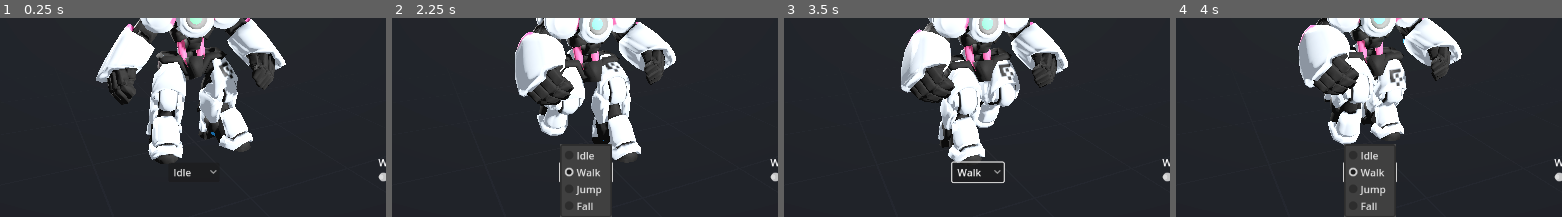
Above: before the commit, frames 1-4 (left to right).
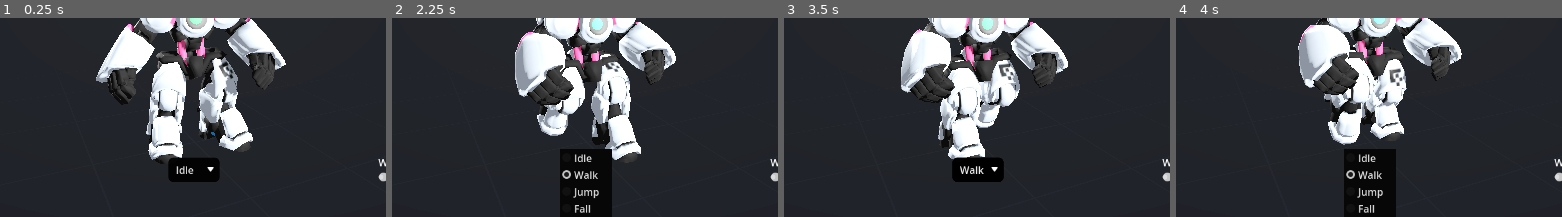
Above: after the commit, the same moments.

Repository: gdquest-demos/godot-4-3D-Characters
Game: Godot game, scene res://viewer/main.tscn
Same seed, same stepped clock (60 frames per second), same inputs: the game is played once before the commit and once after it.
Inputs:
- Up to frame 1 (0.25 s): no input
- Up to frame 2 (2.25 s): click "Idle" at 0.5 s; click "Idle" at 1.25 s; click "Walk" at 2 s
- Up to frame 3 (3.5 s): click "Walk" at 2.75 s
- Up to frame 4 (4 s): click "Walk" at 3.5 s
The pictures show only the part of the screen within x 25-75%, y 50-100%; the shares and areas given below are measured in that part.

The runs differ from the first frame. In frame 1, 1.5% of the frame differs, in the area x 43-57%, y 69-83%; in frame 2, 4.7%, in the area x 43-58%, y 63-100%; in frame 3, 1.7%; in frame 4, 4.7%.

Commit message:
fix: viewer selector theme

Diff:
--- a/viewer/main.gd
+++ b/viewer/main.gd
@@ -43,24 +43,23 @@
 	current_model = next_model
 
 	# Set animations settings
+	animation_selector.hide()
 	current_methods = model_data.name_methods
 	if current_methods.size() != 0:
 		var method_names = current_methods.map(func(m): return m.name)
 		animation_selector.setup(method_names)
 		animation_selector.show()
 		use_method(0)
-	else:
-		animation_selector.hide()
 
+	# Set animations settings
 	current_range_values = model_data.range_values
-
-	if current_methods.size() != 0:
+	if parameters.has_childrens():
+		parameters.clear()
+		await get_tree().node_removed
+	# Slides
+	if current_range_values.size() != 0:
 		for range_index in current_range_values.size():
 			parameters.add_slider(current_range_values[range_index].name, range_index)
-		await get_tree().tree_changed
-		parameters.show()
-	else:
-		parameters.hide()
 
 
 func use_method(index):
--- a/viewer/main.tscn
+++ b/viewer/main.tscn
@@ -9,6 +9,7 @@
 [ext_resource type="Script" path="res://viewer/turner.gd" id="7_0tn27"]
 [ext_resource type="Material" uid="uid://cqdapslfy1rva" path="res://viewer/assets/materials/background_mat.tres" id="8_nxs1c"]
 [ext_resource type="PackedScene" path="res://viewer/ui/model_selector/model_selector.tscn" id="9_yvaan"]
+[ext_resource type="Texture2D" uid="uid://b3hg20sllwpo" path="res://viewer/assets/textures/down_arrow_icon.png" id="10_ojfeu"]
 [ext_resource type="Script" path="res://viewer/animation_selector.gd" id="10_ylcjv"]
 [ext_resource type="Script" path="res://viewer/parameters.gd" id="11_rc064"]
 
@@ -39,6 +40,23 @@
 
 [sub_resource type="QuadMesh" id="QuadMesh_purc5"]
 size = Vector2(2, 1)
+
+[sub_resource type="StyleBoxFlat" id="StyleBoxFlat_kgvou"]
+bg_color = Color(0, 0, 0, 0.901961)
+
+[sub_resource type="Theme" id="Theme_wcmeb"]
+PopupMenu/styles/panel = SubResource("StyleBoxFlat_kgvou")
+
+[sub_resource type="StyleBoxFlat" id="StyleBoxFlat_4wrdr"]
+content_margin_left = 12.0
+content_margin_top = 8.0
+content_margin_right = 12.0
+content_margin_bottom = 8.0
+bg_color = Color(0, 0, 0, 0.901961)
+corner_radius_top_left = 8
+corner_radius_top_right = 8
+corner_radius_bottom_right = 8
+corner_radius_bottom_left = 8
 
 [node name="Main" type="Node"]
 script = ExtResource("1_3jhs4")
@@ -107,6 +125,13 @@
 offset_bottom = -56.0
 grow_horizontal = 2
 grow_vertical = 0
+theme = SubResource("Theme_wcmeb")
+theme_override_constants/arrow_margin = 8
+theme_override_icons/arrow = ExtResource("10_ojfeu")
+theme_override_styles/focus = SubResource("StyleBoxFlat_4wrdr")
+theme_override_styles/normal = SubResource("StyleBoxFlat_4wrdr")
+theme_override_styles/hover = SubResource("StyleBoxFlat_4wrdr")
+theme_override_styles/pressed = SubResource("StyleBoxFlat_4wrdr")
 script = ExtResource("10_ylcjv")
 
 [node name="Parameters" type="MarginContainer" parent="UI"]
--- a/viewer/parameters.gd
+++ b/viewer/parameters.gd
@@ -7,10 +7,14 @@
 
 signal slider_value_changed(value : float, index : int)
 
-func add_slider(tag_name : String, range_value_index):
+func has_childrens():
+	return _v_box.get_child_count() > 0
 
+func clear():
 	for child in _v_box.get_children():
 		child.queue_free()
+
+func add_slider(tag_name : String, range_value_index):
 
 	var slider : HSlider = HSlider.new()
 	slider.connect("value_changed", _slider_changed.bind(range_value_index))
Binary file added: viewer/assets/textures/down_arrow_icon.png
Not shown, added: viewer/assets/textures/down_arrow_icon.png.import
Not shown: 1 places in viewer/main.tscn that only renumber resources
